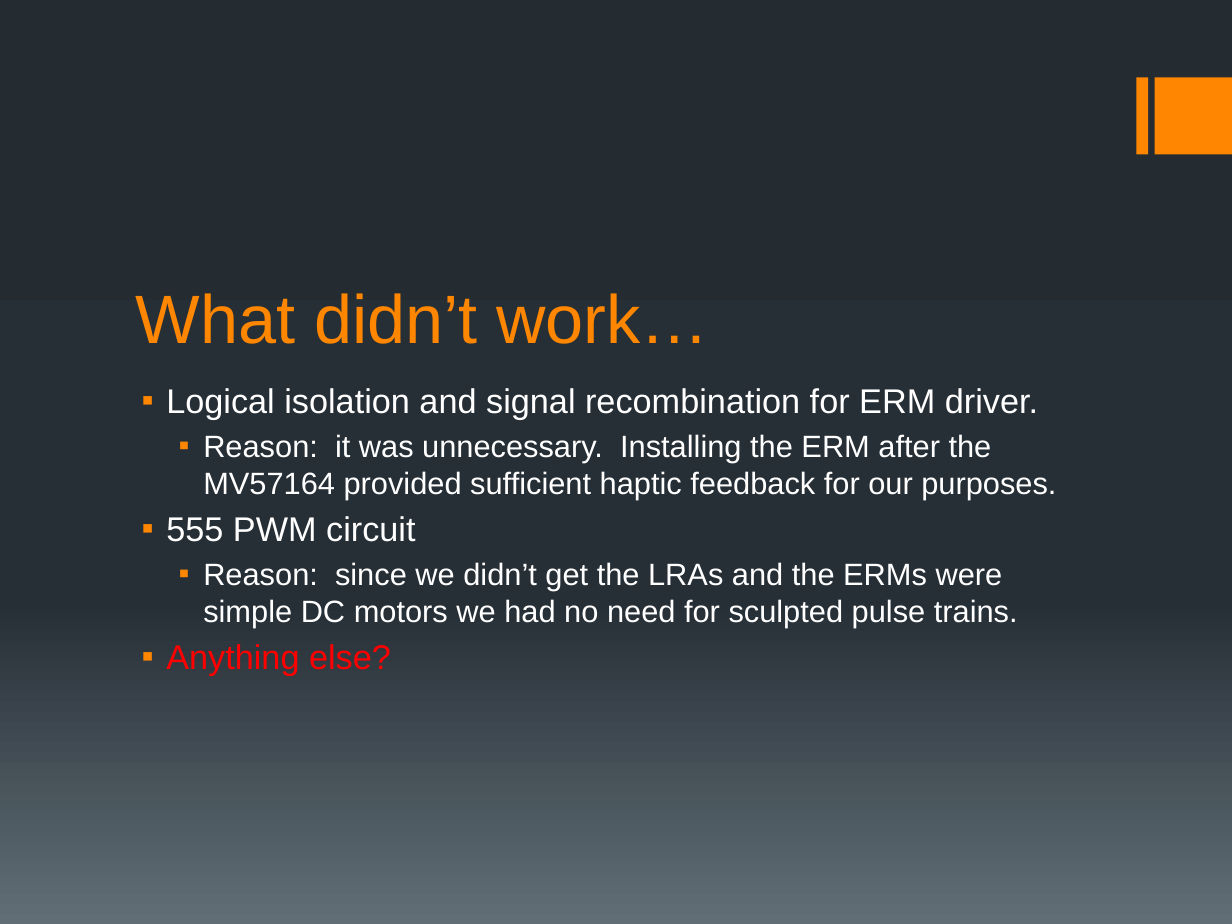
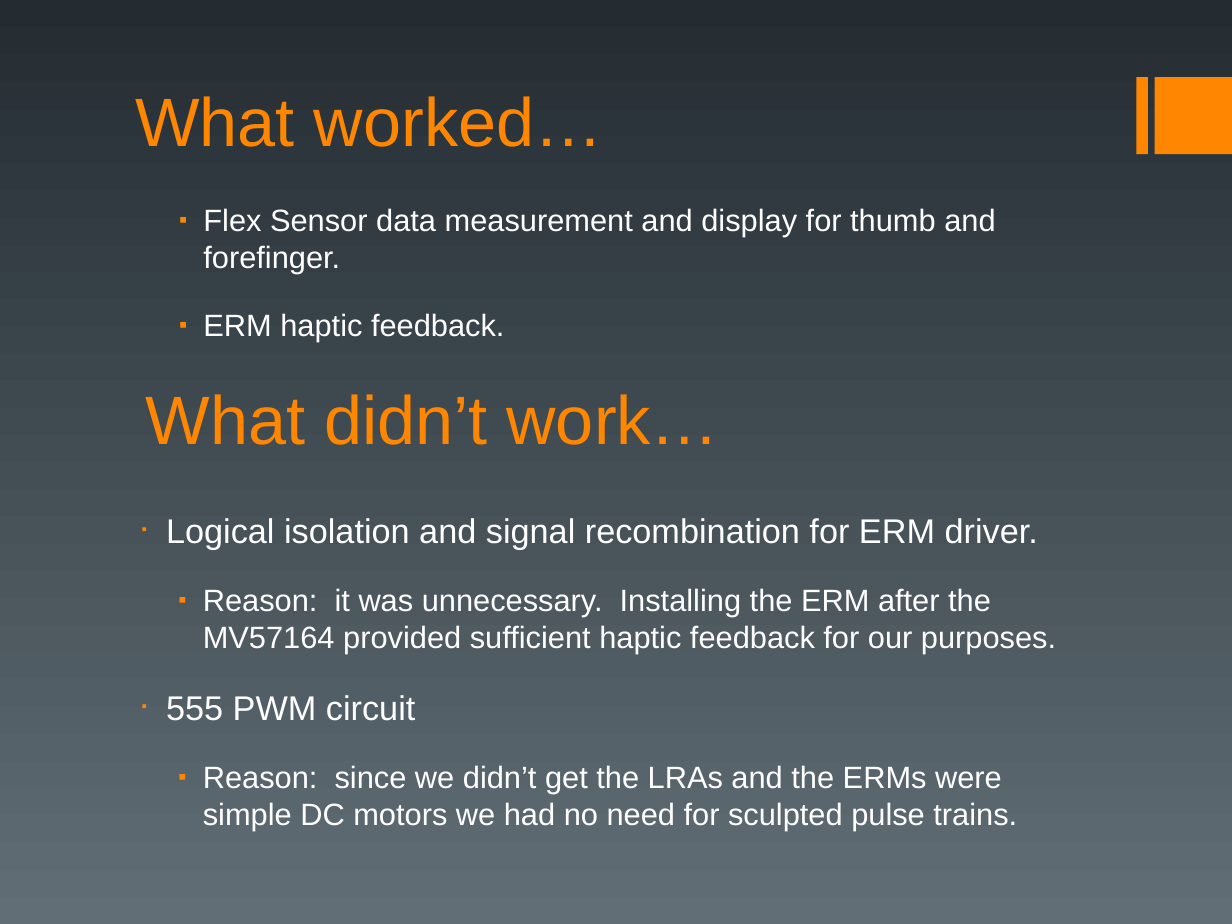
Before and after one commit to czod/HapticGlove, a slide deck: slide 10 of Docs/Final Project.pptx (slide 11 before the commit). Drawn at 1232x924 pixels with LibreOffice and Linux fonts; fonts in the diff are those of the drawing. Boxes give left, top, right and bottom in pixels: in the first picture for what was removed or moved away, otherwise in the second. Text is boxed around its words. In the diff, an @@ line names an element or a change of style, - is before the commit and + after.

```diff
--- a/Docs/Final Project.pptx
+++ b/Docs/Final Project.pptx
@@ background gradient #242C33 to #273037 to #636D76 to gradient #242C32 to #616E76 @@
@@ title added at (x1=135, y1=96, x2=603, y2=147), 40 pt, text #FF8600 @@
+What worked…
@@ text added at (x1=203, y1=208, x2=995, y2=342), 18 pt, text #FFFFFF @@
+  ▪ Flex Sensor data measurement and display for thumb and forefinger.
+  ▪ ERM haptic feedback.
@@ title "What didn’t work…" moved from (x1=136, y1=293, x2=710, y2=344) to (x1=146, y1=394, x2=720, y2=445) @@
@@ title "What didn’t work…" at (x1=146, y1=394, x2=720, y2=445): vertical alignment bottom to top @@
@@ text "Logical isolation and signal recombination ..." moved from (x1=166, y1=388, x2=1056, y2=676) to (x1=166, y1=518, x2=1056, y2=831) @@
@@ text "Logical isolation and signal recombination ..." at (x1=166, y1=518, x2=1056, y2=831): more space between paragraphs @@
@@ text at (x1=166, y1=644, x2=391, y2=676): paragraph removed @@
-▪ Anything else?
```
Also in this commit, not shown: 10 other slides changed, 2 slides added, 3 slides removed, 1 other file.
